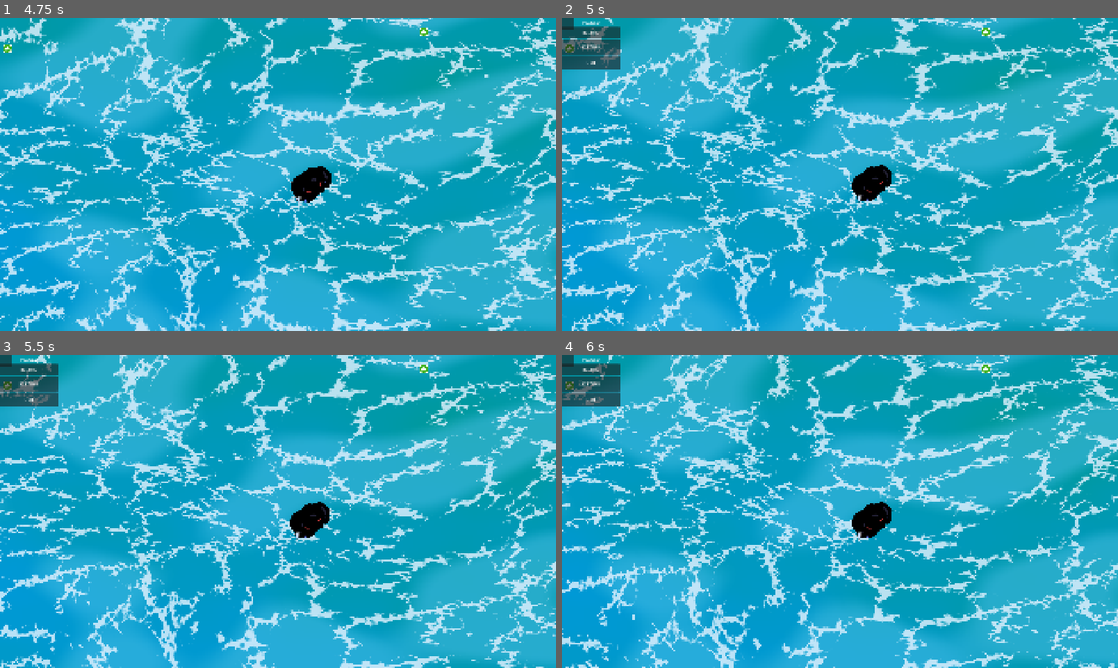
Above: before the commit, frames 1-4 (two rows, left to right).
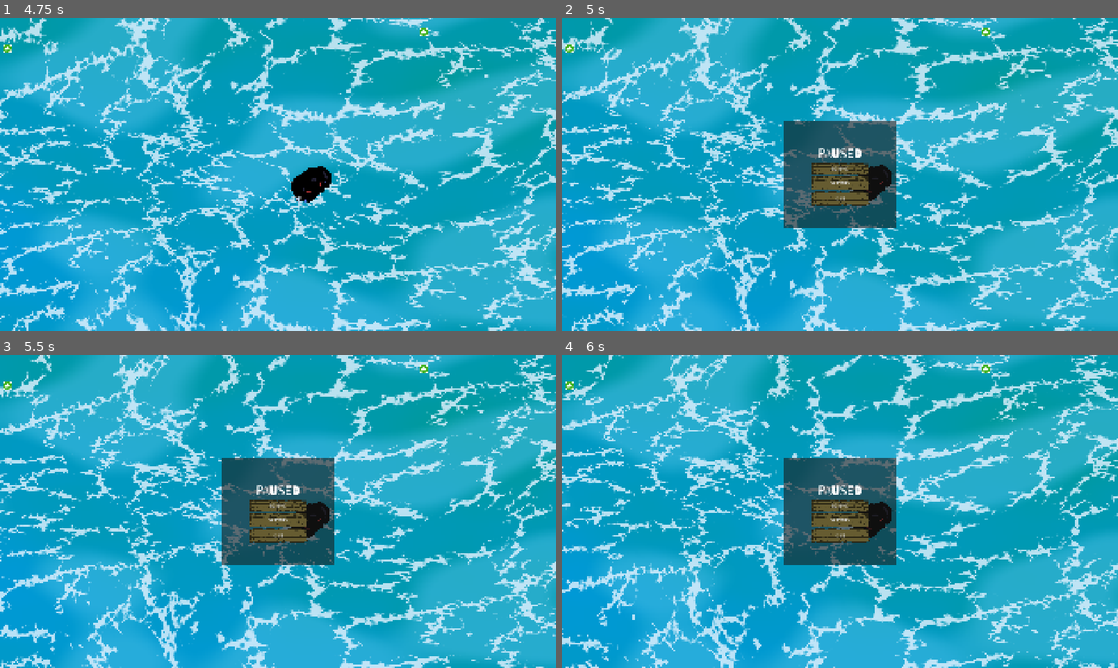
Above: after the commit, the same moments.

Repository: Of-Machines-and-Men/flotscum
Game: Godot game, scene res://scenes/levels/UI/main_menu.tscn
The game is run twice, just before and just after one commit, with the same random seed, the same clock (stepped at 60 frames per second) and the same inputs.
Inputs (mouse positions are in pixels of both pictures, inside the frame that each line leads up to):
- Up to frame 1 (4.75 s): click "PLAY" at 0.5 s; move the mouse to (400, 158) at 1.27 s; hold D (moveright) 1.28-2.03 s; move the mouse to (166, 190) at 2.02 s; hold S (movedown) 2.03-2.78 s; move the mouse to (333, 105) at 2.77 s; hold D (moveright) 2.78-3.53 s; move the mouse to (250, 237) at 3.52 s; hold W (moveup) 3.53-4.28 s; move the mouse to (444, 221) at 4.27 s; hold A (moveleft) from 4.28 s (still down)
- Up to frame 2 (5 s): keep holding A (moveleft); tap Escape (ui_cancel) at 4.9 s
- Up to frame 3 (5.5 s): keep holding A (moveleft); move the mouse to (111, 464) at 5.02 s
- Up to frame 4 (6 s): move the mouse to (867, 511) at 5.77 s; release A (moveleft) at 5.78 s; hold S (movedown) from 5.78 s (still down)

Frame 1 is identical in both runs. In frame 2, 8.1% of the frame differs, in the area x 0-61%, y 0-68%; in frame 3, 8.0%; in frame 4, 8.1%.

Commit message:
Sounds and Menu fixes.

Diff:
--- /dev/null
+++ b/default_bus_layout.tres
@@ -0,0 +1,23 @@
+[gd_resource type="AudioBusLayout" format=3 uid="uid://chu2lultmf52d"]
+
+[sub_resource type="AudioEffectDistortion" id="AudioEffectDistortion_j3pel"]
+resource_name = "Distortion"
+pre_gain = 9.0
+drive = 0.3
+post_gain = -6.0
+
+[sub_resource type="AudioEffectLowPassFilter" id="AudioEffectLowPassFilter_j3pel"]
+resource_name = "LowPassFilter"
+cutoff_hz = 4000.0
+
+[sub_resource type="AudioEffectPitchShift" id="AudioEffectPitchShift_j3pel"]
+resource_name = "PitchShift"
+pitch_scale = 0.95
+
+[resource]
+bus/0/effect/0/effect = SubResource("AudioEffectDistortion_j3pel")
+bus/0/effect/0/enabled = true
+bus/0/effect/1/effect = SubResource("AudioEffectLowPassFilter_j3pel")
+bus/0/effect/1/enabled = true
+bus/0/effect/2/effect = SubResource("AudioEffectPitchShift_j3pel")
+bus/0/effect/2/enabled = true
--- a/scenes/entities/player/player.gd
+++ b/scenes/entities/player/player.gd
@@ -4,6 +4,8 @@
 @export var move_force: float = 100.0
 @export var rotation_torque: float = 500.0
 @export var rotation_damping: float = 1.0
+
+@onready var swim_sound: AudioStreamPlayer2D = $AudioStreamPlayer2D
 
 # Called when the node enters the scene tree for the first time.
 func _ready() -> void:
@@ -23,6 +25,11 @@
 
 	if input != Vector2.ZERO:
 		apply_central_force(input * move_force)
+		if not swim_sound.playing:
+			swim_sound.play()
+	else:
+		if swim_sound.playing:
+			swim_sound.stop()
 
 func _rotate_towards_mouse() -> void:
 	var mouse_pos = get_global_mouse_position()
--- a/scenes/entities/player/player.tscn
+++ b/scenes/entities/player/player.tscn
@@ -2,6 +2,7 @@
 
 [ext_resource type="Script" uid="uid://ddo6cyibuwjad" path="res://scenes/entities/player/player.gd" id="1_1hmtu"]
 [ext_resource type="Texture2D" uid="uid://k7k4l7f8cba6" path="res://assets/entities/Garbo.svg" id="2_635qg"]
+[ext_resource type="AudioStream" uid="uid://jnbyvafycg54" path="res://assets/sounds/player/sx_plr_move.wav" id="3_58kc7"]
 
 [sub_resource type="CircleShape2D" id="CircleShape2D_1hmtu"]
 radius = 30.0
@@ -37,3 +38,6 @@
 position_smoothing_enabled = true
 drag_horizontal_enabled = true
 drag_vertical_enabled = true
+
+[node name="AudioStreamPlayer2D" type="AudioStreamPlayer2D" parent="." unique_id=54826291]
+stream = ExtResource("3_58kc7")
--- a/scenes/levels/UI/pause_menu.tscn
+++ b/scenes/levels/UI/pause_menu.tscn
@@ -3,6 +3,16 @@
 [ext_resource type="FontFile" uid="uid://befhsw8dexkeu" path="res://assets/fonts/Barriecito-Regular.ttf" id="1_7d1hw"]
 [ext_resource type="Script" uid="uid://buinylnodnsew" path="res://scripts/pause_menu.gd" id="1_3144j"]
 [ext_resource type="Script" uid="uid://bvxga6jtlm7kd" path="res://scripts/settings_panel.gd" id="2_1l0lk"]
+[ext_resource type="Texture2D" uid="uid://bsut4r8ad3y1l" path="res://assets/UI/buttonboard.svg" id="3_4apfv"]
+
+[sub_resource type="StyleBoxTexture" id="StyleBoxTexture_y5p44"]
+texture = ExtResource("3_4apfv")
+
+[sub_resource type="StyleBoxTexture" id="StyleBoxTexture_0uu7l"]
+texture = ExtResource("3_4apfv")
+
+[sub_resource type="StyleBoxTexture" id="StyleBoxTexture_g7asd"]
+texture = ExtResource("3_4apfv")
 
 [node name="PauseMenu" type="Control" unique_id=1752045588]
 process_mode = 3
@@ -15,20 +25,40 @@
 script = ExtResource("1_3144j")
 
 [node name="PausePanel" type="Panel" parent="." unique_id=791387398]
-layout_mode = 0
-offset_right = 40.0
-offset_bottom = 40.0
+layout_mode = 1
+anchors_preset = 8
+anchor_left = 0.5
+anchor_top = 0.5
+anchor_right = 0.5
+anchor_bottom = 0.5
+offset_left = -196.5
+offset_top = -185.0
+offset_right = 196.5
+offset_bottom = 185.0
+grow_horizontal = 2
+grow_vertical = 2
 
 [node name="VBoxContainer" type="VBoxContainer" parent="PausePanel" unique_id=1529402678]
-layout_mode = 0
-offset_right = 40.0
-offset_bottom = 40.0
+layout_mode = 1
+anchors_preset = 8
+anchor_left = 0.5
+anchor_top = 0.5
+anchor_right = 0.5
+anchor_bottom = 0.5
+offset_left = -100.0
+offset_top = -89.5
+offset_right = 100.0
+offset_bottom = 89.5
+grow_horizontal = 2
+grow_vertical = 2
 
 [node name="Title" type="TextureRect" parent="PausePanel/VBoxContainer" unique_id=1218402970]
 layout_mode = 2
 
 [node name="PAUSED" type="Label" parent="PausePanel/VBoxContainer" unique_id=118191983]
 layout_mode = 2
+theme_override_fonts/font = ExtResource("1_7d1hw")
+theme_override_font_sizes/font_size = 48
 text = "PAUSED"
 horizontal_alignment = 1
 vertical_alignment = 1
@@ -37,12 +67,14 @@
 custom_minimum_size = Vector2(100, 40)
 layout_mode = 2
 theme_override_fonts/font = ExtResource("1_7d1hw")
+theme_override_styles/normal = SubResource("StyleBoxTexture_y5p44")
 text = "RESUME"
 
 [node name="SettingsButton" type="Button" parent="PausePanel/VBoxContainer" unique_id=1018733389]
 custom_minimum_size = Vector2(200, 50)
 layout_mode = 2
 theme_override_fonts/font = ExtResource("1_7d1hw")
+theme_override_styles/normal = SubResource("StyleBoxTexture_0uu7l")
 text = "SETTINGS
 "
 
@@ -50,6 +82,7 @@
 custom_minimum_size = Vector2(200, 50)
 layout_mode = 2
 theme_override_fonts/font = ExtResource("1_7d1hw")
+theme_override_styles/normal = SubResource("StyleBoxTexture_g7asd")
 text = "QUIT"
 
 [node name="SettingsPanel" type="Panel" parent="." unique_id=1759778947]
Not shown, changed: assets/sounds/player/sx_plr_move.wav.import
